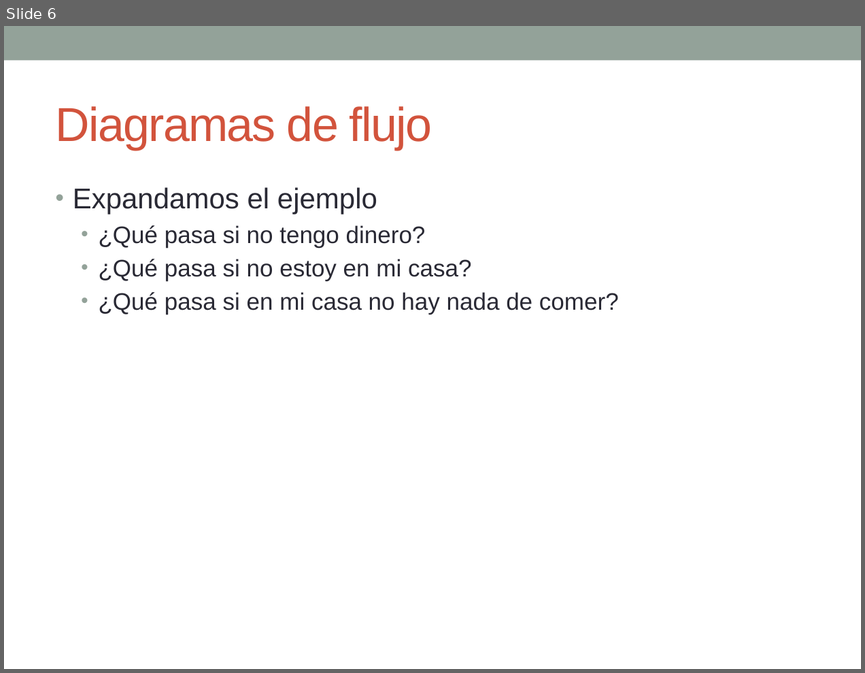
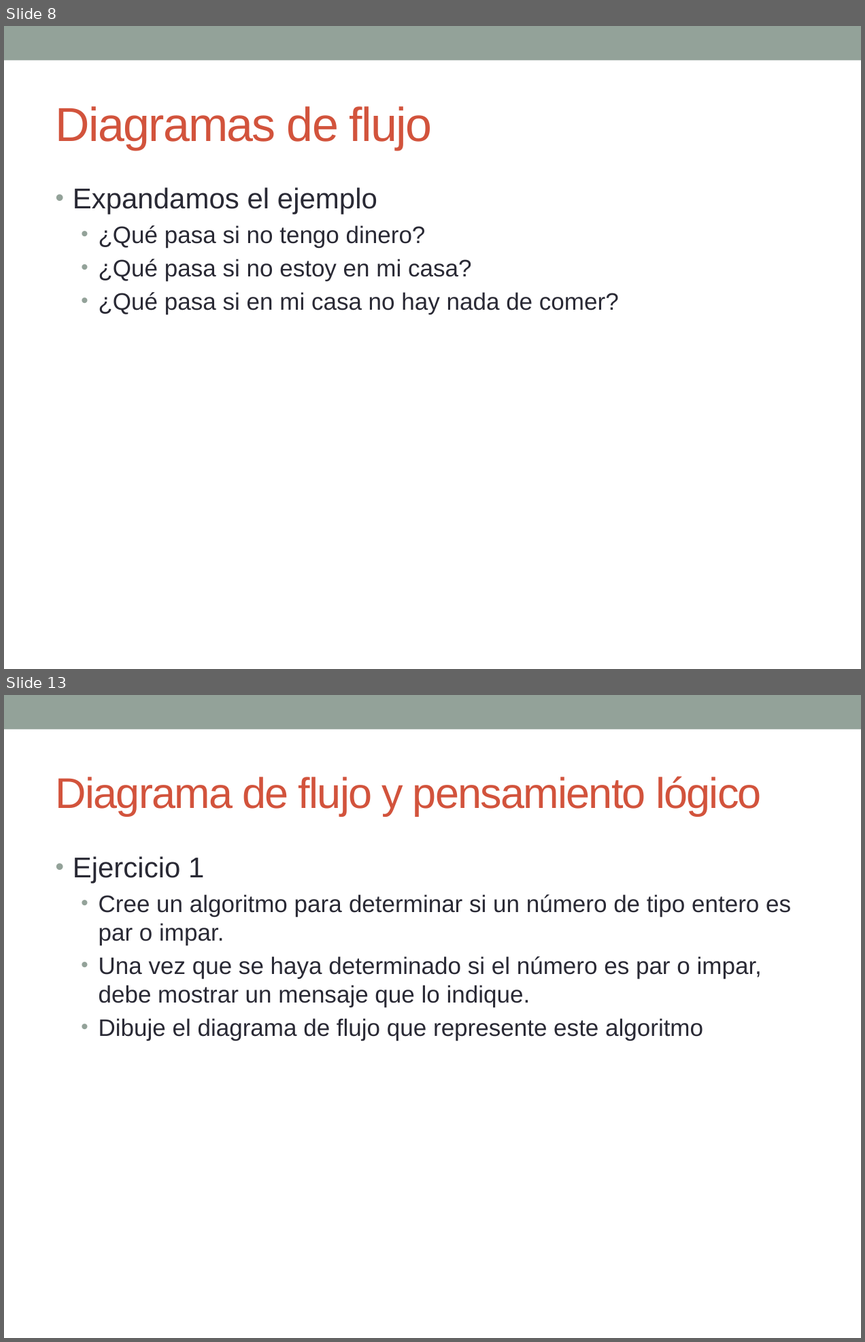
Before and after one commit to esolorzanob/UPI_Introduccion, a slide deck: Semana 2.pptx. Shown one above the other, each under a label of ours: slide 6 before the commit, slides 8 and 13 after it; the slides between them are not shown. The pictures are 865x673 and 865x1342 pixels, drawn with LibreOffice and Linux fonts; fonts in the diff are those of the drawing. Boxes give left, top, right and bottom in pixels: in the first picture for what was removed or moved away, otherwise in the second. Text is boxed around its words. In the diff, an @@ line names an element or a change of style, - is before the commit and + after.

```diff
--- a/Semana 2.pptx
+++ b/Semana 2.pptx
@@ slide 13 added at <box>4,695,861,1338</box>, background #FFFFFF; not listed: 1 template element that a slide beside it also shows @@
@@ title added at <box>56,776,762,816</box>, 36 pt, text #D2533C @@
+Diagrama de flujo y pensamiento lógico
@@ text added at <box>73,856,791,1040</box>, 20 pt, text #292934 @@
+• Ejercicio 1
+  • Cree un algoritmo para determinar si un número de tipo entero es par o impar.
+  • Una vez que se haya determinado si el número es par o impar, debe mostrar un mensaje que lo indique.
+  • Dibuje el diagrama de flujo que represente este algoritmo
@@ what was slide 6 is now slide 8 @@
```
Also in this commit, not shown: 4 slides changed, 7 other slides added.
